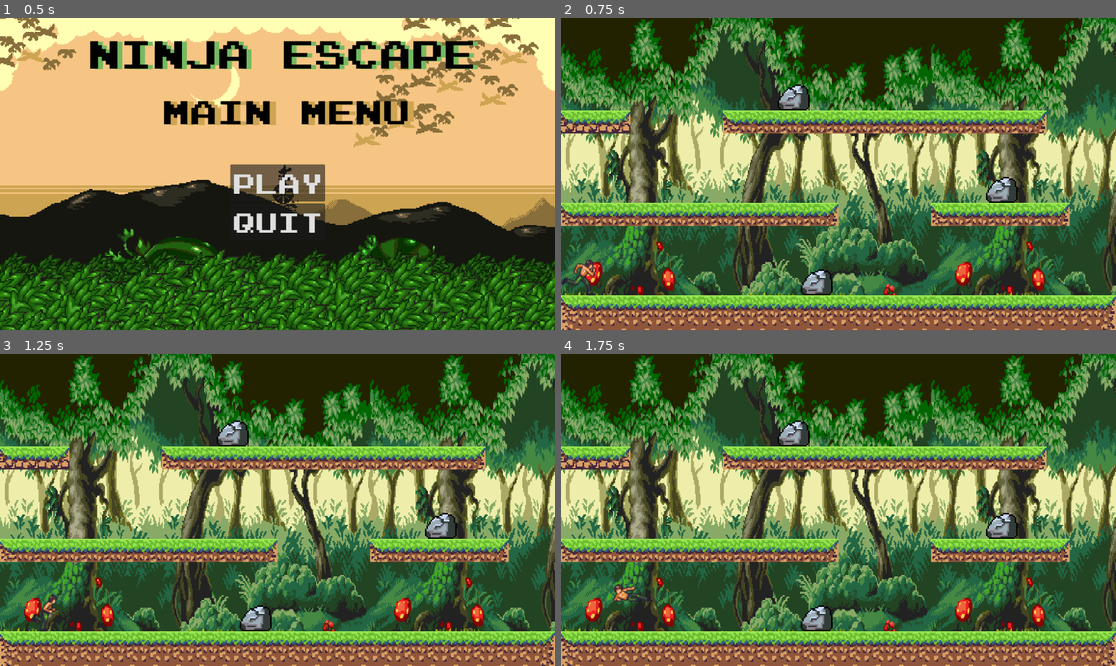
Above: before the commit, frames 1-4 (two rows, left to right).
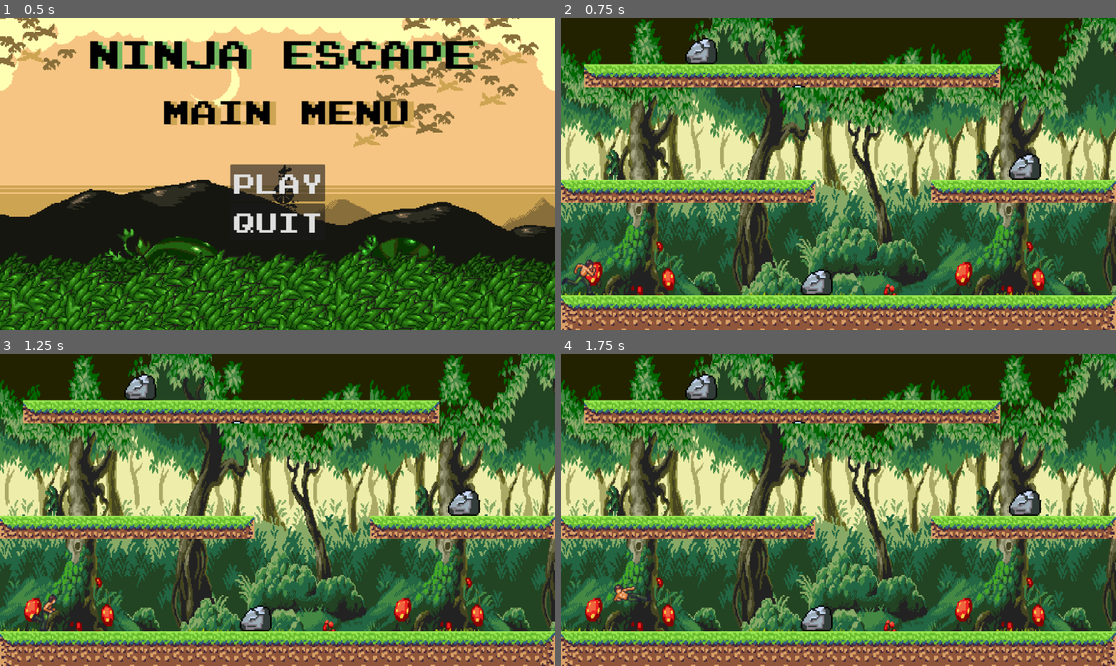
Above: after the commit, the same moments.

Repository: marekutoo/Projecte-Final
Game: Godot game, scene res://Escenes/menu.tscn
The game is run twice, just before and just after one commit, with the same random seed, the same clock (stepped at 60 frames per second) and the same inputs. The project has no main scene, so this scene is started directly.
Inputs:
- Up to frame 1 (0.5 s): no input
- Up to frame 2 (0.75 s): click "PLAY" at 0.5 s
- Up to frame 3 (1.25 s): no input
- Up to frame 4 (1.75 s): tap Enter (ui_accept) at 1.25 s; hold Right (ui_right) from 1.28 s (still down); tap S (ajupir-se) at 1.35 s; tap W (saltar) at 1.52 s

Frame 1 is identical in both runs. In frame 2, 23% of the frame differs, in the area x 0-100%, y 6-67%; in frame 3, 23%; in frame 4, 23%.

Commit message:
eh cambiat el mapa

Diff:
--- a/Escenes/mapa.tscn
+++ b/Escenes/mapa.tscn
@@ -470,9 +470,9 @@
 tile_set = SubResource("TileSet_ej8mu")
 format = 2
 layer_0/name = "terra i cel"
-layer_0/tile_data = PackedInt32Array(786432, 0, 0, 786433, 6 …(795 unchanged characters)… 1, 851970, 65536, 1, 851991, 131072, 1, 262144, 0, 3, 524288, 0, 0, 524289, 65536, 0, 262145, 65536, 3, 262146, 131072, 3, 524290, 65536, 0, 524291, 65536, 0, 524292, 65536, 0, 524293, 65536, 0, 524294, 65536, 0, 524295, 65536, 0, 262151, 0, 0, 262152, 65536, 0, 524296, 65536, 0, 524297, 65536, 0, 262153, 65536, 0, 262154, 65536, 0, 524298, 65536, 0, 262155, 65536, 0, 262156, 65536, 0, 262157, 65536, 0, 262158, 65536, 0, 262159, 65536, 0, 262160, 65536, 0, 262161, 65536, 0, 262162, 65536, 0, 524309, 131072, 0, 524299, 131072, 0, 524304, 0, 0, 524305, 65536, 0, 524306, 65536, 0, 524307, 65536, 0, 524308, 65536, 0, 262163, 65536, 0, 262164, 131072, 0)
+layer_0/tile_data = PackedInt32Array(786432, 0, 0, 786433, 6 …(795 unchanged characters)… 1, 851970, 65536, 1, 851991, 131072, 1, 458753, 65536, 0, 458754, 65536, 0, 458755, 65536, 0, 458756, 65536, 0, 458757, 65536, 0, 458758, 65536, 0, 458759, 65536, 0, 458760, 65536, 0, 458761, 65536, 0, 458762, 131072, 0, 458752, 0, 0, 131073, 0, 0, 131074, 65536, 0, 131075, 65536, 0, 131076, 65536, 0, 131077, 65536, 0, 131078, 65536, 0, 131079, 65536, 0, 131080, 65536, 0, 458769, 65536, 0, 458770, 65536, 0, 458771, 65536, 0, 458772, 65536, 0, 458773, 65536, 0, 458774, 65536, 0, 458775, 131072, 0, 458768, 0, 0, 131081, 65536, 0, 131082, 65536, 0, 131083, 65536, 0, 131084, 65536, 0, 131085, 65536, 0, 131086, 65536, 0, 131087, 65536, 0, 131088, 65536, 0, 131089, 65536, 0, 131090, 131072, 0)
 layer_1/name = "complements"
-layer_1/tile_data = PackedInt32Array(720906, 655360, 7, 720907, 720896, 7, 655371, 720896, 6, 196617, 655360, 7, 196618, 720896, 7, 131082, 720896, 6, 458770, 655360, 7, 458771, 720896, 7, 393235, 720896, 6)
+layer_1/tile_data = PackedInt32Array(720906, 655360, 7, 720907, 720896, 7, 655371, 720896, 6, 131082, 720896, 6, 5, 655360, 6, 65541, 655360, 7, 6, 720896, 6, 65542, 720896, 7, 327699, 655360, 6, 393235, 655360, 7, 327700, 720896, 6, 393236, 720896, 7)
 
 [node name="CharacterBody2D" parent="." instance=ExtResource("4_1w4oe")]
 position = Vector2(27, 553)
